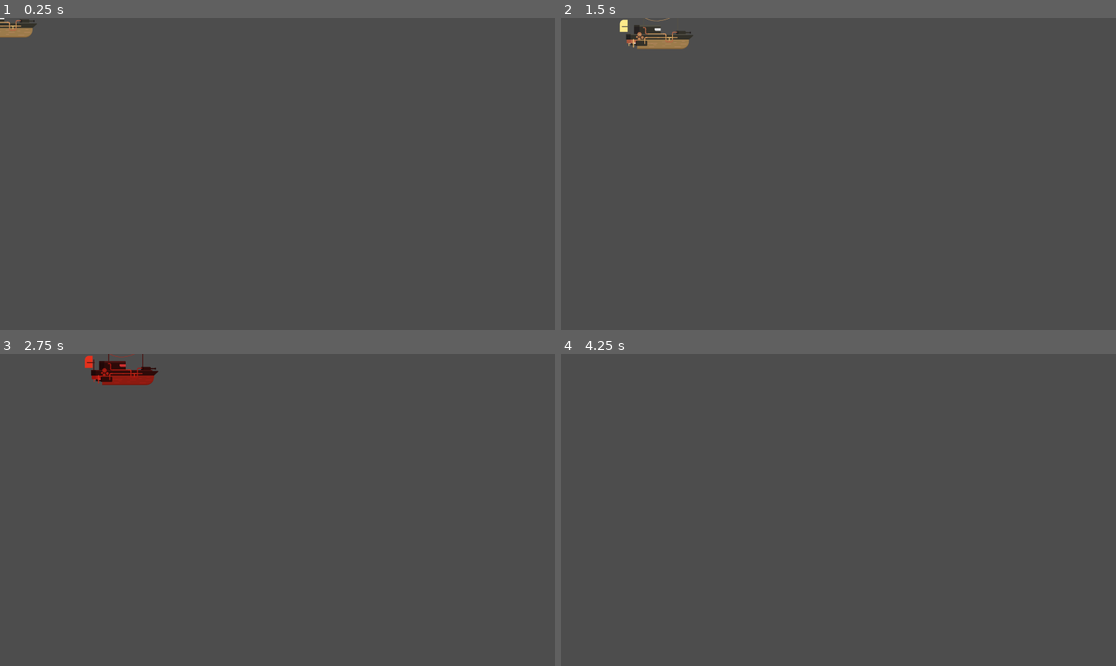
Above: before the commit, frames 1-4 (two rows, left to right).
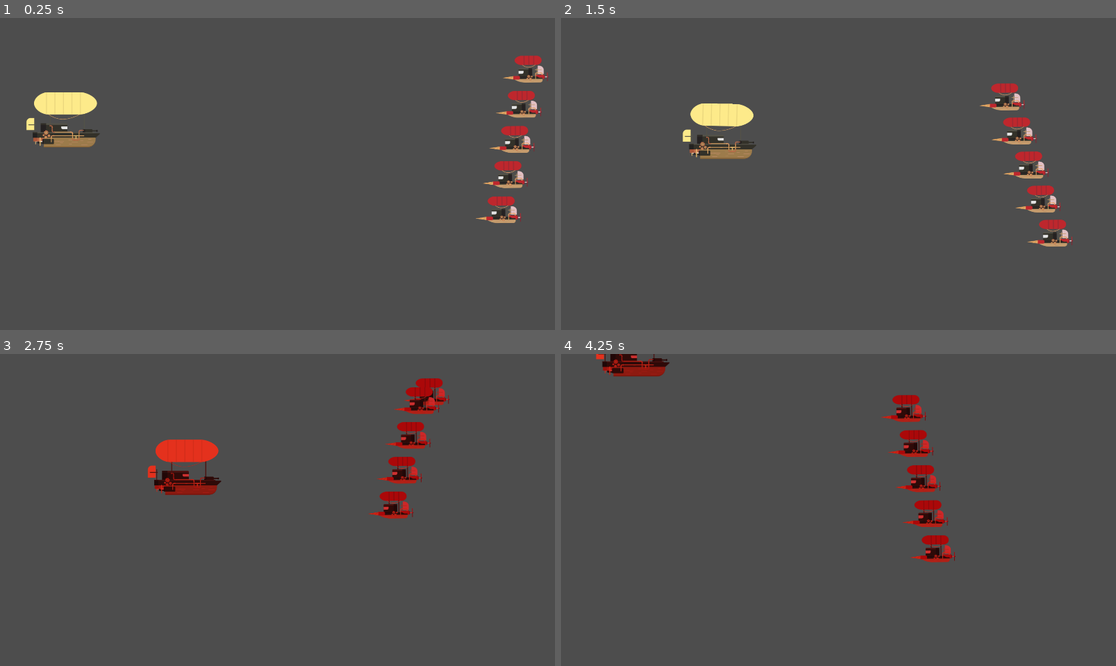
Above: after the commit, the same moments.

Repository: luishernandezg/arkanet
Game: Godot game, scene res://Scenes/Nivel1.tscn
The game is run twice, just before and just after one commit, with the same random seed, the same clock (stepped at 60 frames per second) and the same inputs.
Inputs:
- Up to frame 1 (0.25 s): no input
- Up to frame 2 (1.5 s): hold D (move_right) 0.53-1.28 s; hold Z (damage_test) 0.53-1.28 s; hold A (move_left) from 1.28 s (still down); tap S (move_dowm) at 1.35 s
- Up to frame 3 (2.75 s): release A (move_left) at 2.03 s; hold D (move_right) from 2.03 s (still down); hold Z (damage_test) from 2.03 s (still down)
- Up to frame 4 (4.25 s): release D (move_right) at 2.78 s; release Z (damage_test) at 2.78 s; hold W (move_up) 2.78-3.53 s; tap S (move_dowm) at 2.85 s; hold A (move_left) from 3.53 s (still down); hold Z (damage_test) from 3.53 s (still down)

The runs differ from the first frame. In frame 1, 3.5% of the frame differs, in the area x 0-99%, y 0-66%; in frame 2, 4.0%; in frame 3, 4.1%, in the area x 15-81%, y 0-53%; in frame 4, 2.6%.

Commit message:
add enemy group

Diff:
--- a/Scenes/Character.tscn
+++ b/Scenes/Character.tscn
@@ -170,6 +170,7 @@
 transitions = ["move_left", "RESET", SubResource("AnimationNodeStateMachineTransition_cb8hm"), "RESET", "move_left", Su …(371 unchanged characters)…
 
 [node name="Character" type="CharacterBody2D"]
+position = Vector2(420, 169)
 script = ExtResource("1_0lpbi")
 
 [node name="Body" type="AnimatedSprite2D" parent="."]
--- a/Scenes/Nivel1.tscn
+++ b/Scenes/Nivel1.tscn
@@ -1,7 +1,13 @@
-[gd_scene load_steps=2 format=3 uid="uid://bkpuv3tv720x0"]
+[gd_scene load_steps=3 format=3 uid="uid://bkpuv3tv720x0"]
 
 [ext_resource type="PackedScene" uid="uid://bwqfgmp83lufd" path="res://Scenes/Character.tscn" id="1_2ripf"]
+[ext_resource type="PackedScene" uid="uid://8qhymcei0n4c" path="res://Scenes/enemy_group.tscn" id="2_448l0"]
 
 [node name="Nivel1" type="Node2D"]
 
 [node name="Character" parent="." instance=ExtResource("1_2ripf")]
+position = Vector2(218, 380)
+
+[node name="EnemyGroup" parent="." instance=ExtResource("2_448l0")]
+position = Vector2(237.222, -160.035)
+scale = Vector2(1.169, 1.02829)
--- /dev/null
+++ b/Scenes/enemy_group.tscn
@@ -0,0 +1,181 @@
+[gd_scene load_steps=11 format=3 uid="uid://8qhymcei0n4c"]
+
+[ext_resource type="Texture2D" uid="uid://dwnve0vjsm0m6" path="res://Assets/enemigos/enemigo1.png" id="1_gypyv"]
+[ext_resource type="Script" path="res://Scripts/enemy_group.gd" id="1_n6toj"]
+
+[sub_resource type="Curve2D" id="Curve2D_44mj1"]
+_data = {
+"points": PackedVector2Array(0, 0, 0, 0, 1407, 178, 0, 0, 0, 0, 1288, 885, 0, 0, 0, 0, 1080.22, 213.01, 0, 0, 0, 0, 941.643, 843.183, 0, 0, 0, 0, 827.015, 218.845, 0, 0, 0, 0, 491.685, 603.951, 0, 0, 0, 0, 291.513, 267.469, 0, 0, 0, 0, 178.596, 549.491, 0, 0, 0, 0, -167, 542)
+}
+point_count = 9
+
+[sub_resource type="AtlasTexture" id="AtlasTexture_em4q2"]
+atlas = ExtResource("1_gypyv")
+region = Rect2(0, 0, 156, 110)
+
+[sub_resource type="AtlasTexture" id="AtlasTexture_58bh4"]
+atlas = ExtResource("1_gypyv")
+region = Rect2(156, 0, 156, 110)
+
+[sub_resource type="AtlasTexture" id="AtlasTexture_sov4w"]
+atlas = ExtResource("1_gypyv")
+region = Rect2(312, 0, 156, 110)
+
+[sub_resource type="AtlasTexture" id="AtlasTexture_di1t1"]
+atlas = ExtResource("1_gypyv")
+region = Rect2(468, 0, 156, 110)
+
+[sub_resource type="AtlasTexture" id="AtlasTexture_j50a3"]
+atlas = ExtResource("1_gypyv")
+region = Rect2(624, 0, 156, 110)
+
+[sub_resource type="SpriteFrames" id="SpriteFrames_2nv8c"]
+animations = [{
+"frames": [{
+"duration": 1.0,
+"texture": SubResource("AtlasTexture_em4q2")
+}, {
+"duration": 1.0,
+"texture": SubResource("AtlasTexture_58bh4")
+}, {
+"duration": 1.0,
+"texture": SubResource("AtlasTexture_sov4w")
+}, {
+"duration": 1.0,
+"texture": SubResource("AtlasTexture_di1t1")
+}, {
+"duration": 1.0,
+"texture": SubResource("AtlasTexture_j50a3")
+}],
+"loop": true,
+"name": &"Idle",
+"speed": 20.0
+}]
+
+[sub_resource type="CapsuleShape2D" id="CapsuleShape2D_4syks"]
+radius = 25.0
+height = 132.0
+
+[node name="EnemyGroup" type="Path2D"]
+position = Vector2(479, -131)
+curve = SubResource("Curve2D_44mj1")
+script = ExtResource("1_n6toj")
+
+[node name="PathFollow2D" type="PathFollow2D" parent="."]
+position = Vector2(1407, 178)
+rotation = 1.73755
+rotates = false
+loop = false
+
+[node name="Enemy" type="Area2D" parent="PathFollow2D"]
+position = Vector2(30, 30)
+rotation = -1.7665
+
+[node name="AnimatedSprite2D" type="AnimatedSprite2D" parent="PathFollow2D/Enemy"]
+position = Vector2(0.142883, 2.03226)
+rotation = 0.0192835
+sprite_frames = SubResource("SpriteFrames_2nv8c")
+animation = &"Idle"
+frame = 1
+frame_progress = 0.638889
+
+[node name="CollisionShape2D" type="CollisionShape2D" parent="PathFollow2D/Enemy"]
+position = Vector2(7.64761, 19.2567)
+rotation = -1.5708
+shape = SubResource("CapsuleShape2D_4syks")
+
+[node name="PathFollow2D5" type="PathFollow2D" parent="."]
+position = Vector2(1387.08, 296.332)
+rotation = 1.73755
+progress = 120.0
+rotates = false
+loop = false
+
+[node name="Enemy" type="Area2D" parent="PathFollow2D5"]
+position = Vector2(30, 30)
+rotation = -1.7665
+
+[node name="AnimatedSprite2D" type="AnimatedSprite2D" parent="PathFollow2D5/Enemy"]
+position = Vector2(0.142883, 2.03226)
+rotation = 0.0192835
+sprite_frames = SubResource("SpriteFrames_2nv8c")
+animation = &"Idle"
+frame = 1
+frame_progress = 0.638889
+
+[node name="CollisionShape2D" type="CollisionShape2D" parent="PathFollow2D5/Enemy"]
+position = Vector2(7.64761, 19.2567)
+rotation = -1.5708
+shape = SubResource("CapsuleShape2D_4syks")
+
+[node name="PathFollow2D4" type="PathFollow2D" parent="."]
+position = Vector2(1367.16, 414.669)
+rotation = 1.73755
+progress = 240.0
+rotates = false
+loop = false
+
+[node name="Enemy" type="Area2D" parent="PathFollow2D4"]
+position = Vector2(30, 30)
+rotation = -1.7665
+
+[node name="AnimatedSprite2D" type="AnimatedSprite2D" parent="PathFollow2D4/Enemy"]
+position = Vector2(0.142883, 2.03226)
+rotation = 0.0192835
+sprite_frames = SubResource("SpriteFrames_2nv8c")
+animation = &"Idle"
+frame = 1
+frame_progress = 0.638889
+
+[node name="CollisionShape2D" type="CollisionShape2D" parent="PathFollow2D4/Enemy"]
+position = Vector2(7.64761, 19.2567)
+rotation = -1.5708
+shape = SubResource("CapsuleShape2D_4syks")
+
+[node name="PathFollow2D3" type="PathFollow2D" parent="."]
+position = Vector2(1347.25, 533.006)
+rotation = 1.73755
+progress = 360.0
+rotates = false
+loop = false
+
+[node name="Enemy" type="Area2D" parent="PathFollow2D3"]
+position = Vector2(30, 30)
+rotation = -1.7665
+
+[node name="AnimatedSprite2D" type="AnimatedSprite2D" parent="PathFollow2D3/Enemy"]
+position = Vector2(0.142883, 2.03226)
+rotation = 0.0192835
+sprite_frames = SubResource("SpriteFrames_2nv8c")
+animation = &"Idle"
+frame = 1
+frame_progress = 0.638889
+
+[node name="CollisionShape2D" type="CollisionShape2D" parent="PathFollow2D3/Enemy"]
+position = Vector2(7.64761, 19.2567)
+rotation = -1.5708
+shape = SubResource("CapsuleShape2D_4syks")
+
+[node name="PathFollow2D2" type="PathFollow2D" parent="."]
+position = Vector2(1327.33, 651.344)
+rotation = 1.73755
+progress = 480.0
+rotates = false
+loop = false
+
+[node name="Enemy" type="Area2D" parent="PathFollow2D2"]
+position = Vector2(30, 30)
+rotation = -1.7665
+
+[node name="AnimatedSprite2D" type="AnimatedSprite2D" parent="PathFollow2D2/Enemy"]
+position = Vector2(0.142883, 2.03226)
+rotation = 0.0192835
+sprite_frames = SubResource("SpriteFrames_2nv8c")
+animation = &"Idle"
+frame = 1
+frame_progress = 0.638889
+
+[node name="CollisionShape2D" type="CollisionShape2D" parent="PathFollow2D2/Enemy"]
+position = Vector2(7.64761, 19.2567)
+rotation = -1.5708
+shape = SubResource("CapsuleShape2D_4syks")
--- /dev/null
+++ b/Scripts/enemy_group.gd
@@ -0,0 +1,9 @@
+extends Path2D
+
+@export  var speed: float = 500
+
+@onready var paths = get_children()
+
+func _process(delta: float) -> void:
+	for path: PathFollow2D in paths:
+		path.progress += speed * delta
